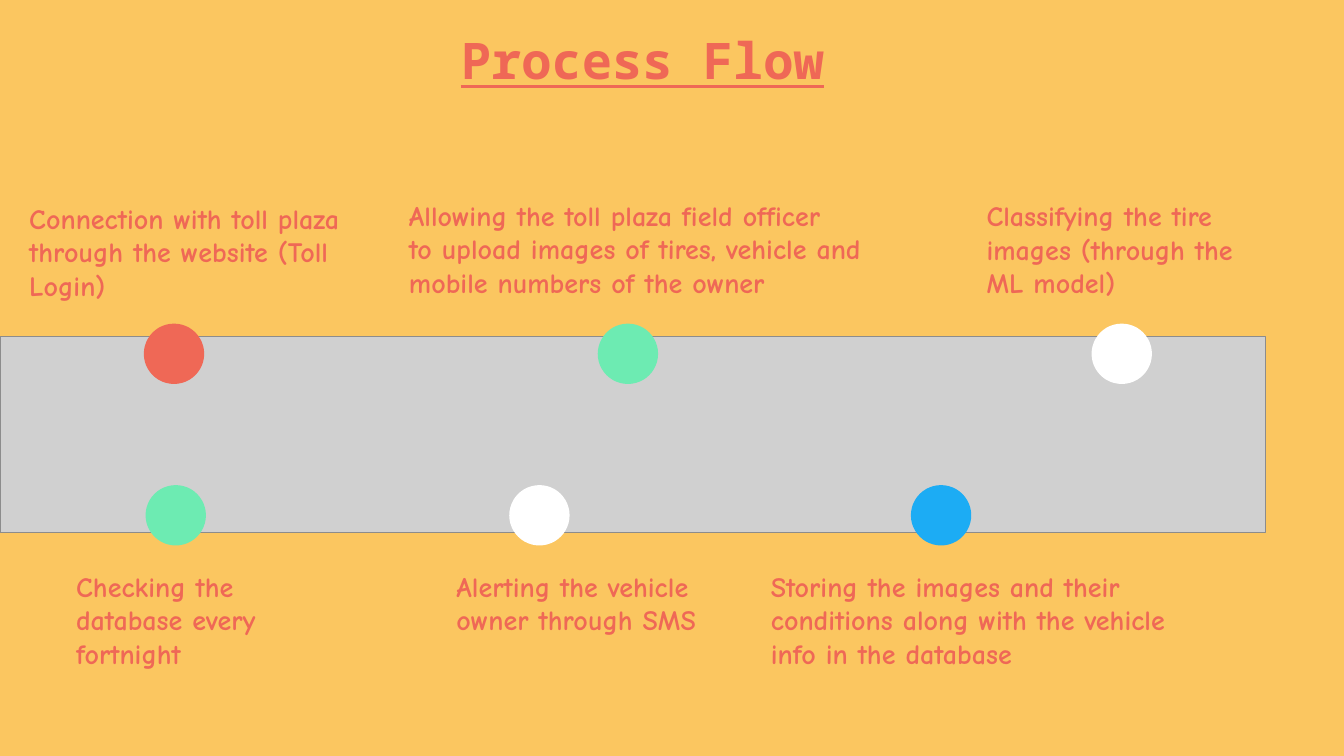
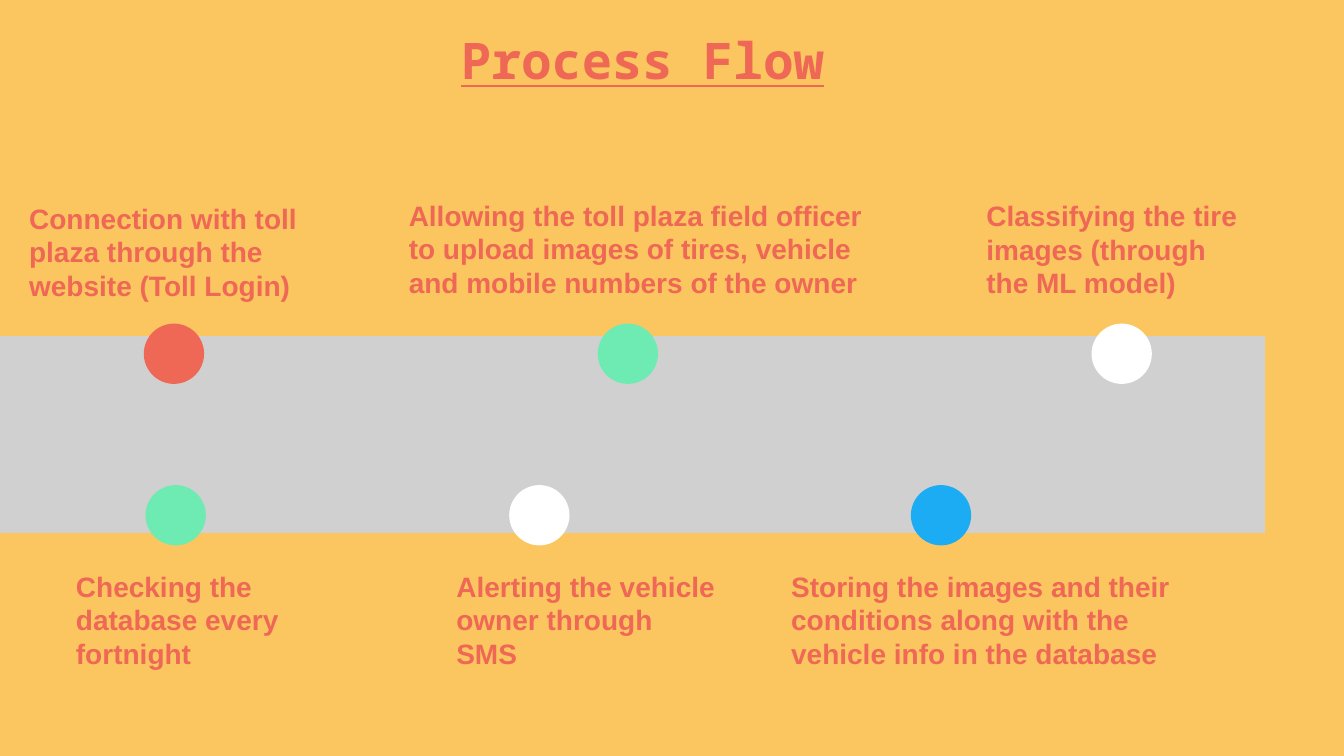
Before and after one commit to krishnamanojpvr/toh_local, a slide deck: slide 3 of TOH.pptx. Drawn at 1344x756 pixels with LibreOffice and Linux fonts; fonts in the diff are those of the drawing; grey boxes stand for pictures. Boxes give left, top, right and bottom in pixels: in the first picture for what was removed or moved away, otherwise in the second. Text is boxed around its words. In the diff, an @@ line names an element or a change of style, - is before the commit and + after.

```diff
--- a/TOH.pptx
+++ b/TOH.pptx
@@ picture at (x1=0, y1=336, x2=1265, y2=532): outline redrawn @@
@@ font Comic Neue to Arial in 6 elements at (x1=409, y1=206, x2=862, y2=293), (x1=29, y1=209, x2=297, y2=301), (x1=76, y1=577, x2=278, y2=669), (x1=456, y1=577, x2=715, y2=664), (x1=986, y1=206, x2=1237, y2=298), (x1=791, y1=577, x2=1170, y2=664) @@
@@ text "Storing the images and their ..." moved from (x1=771, y1=578, x2=1165, y2=664) to (x1=791, y1=577, x2=1170, y2=664) @@
```
Also in this commit, not shown: 4 other slides changed, 2 other files.
